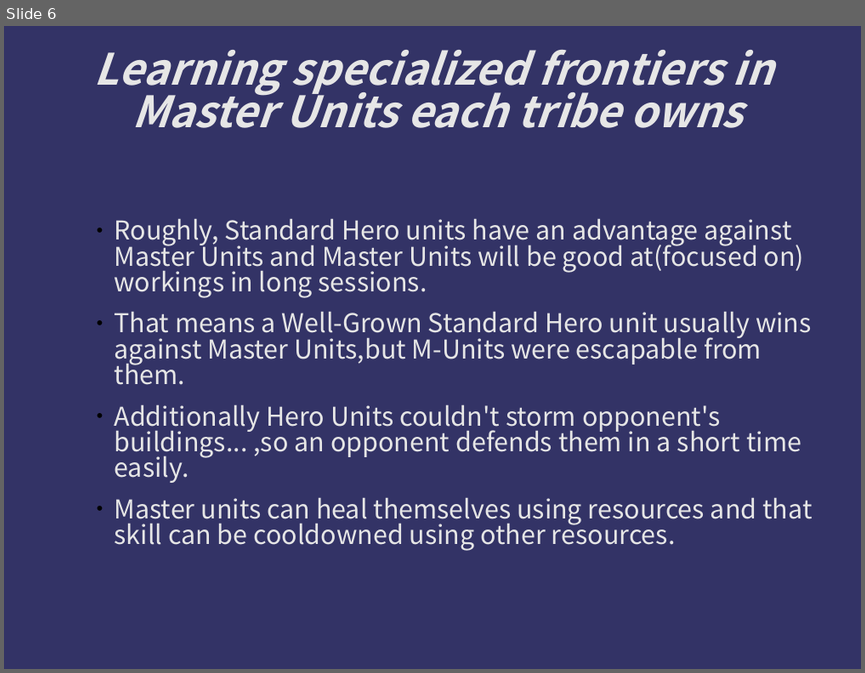
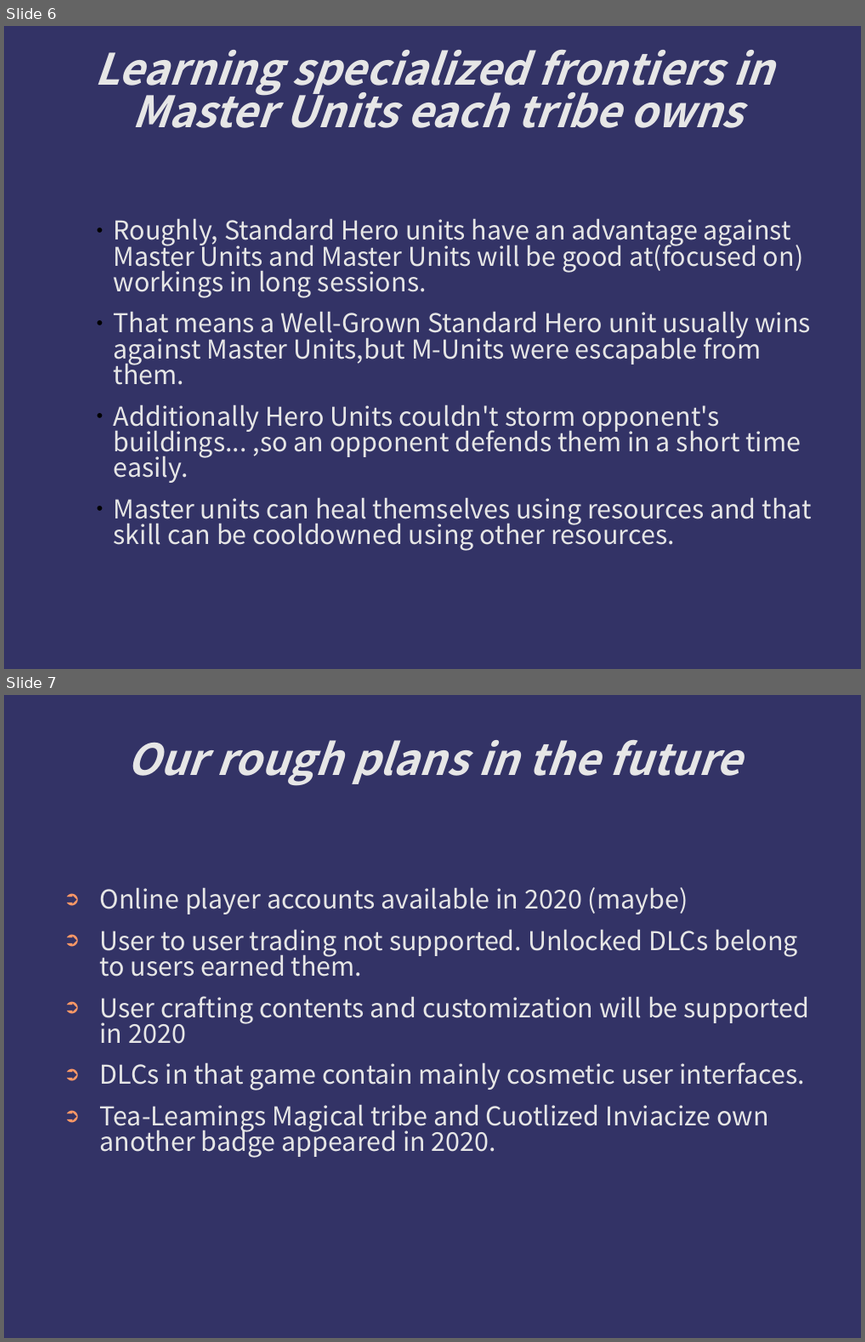
Before and after one commit to kotorize/kotorize, a slide deck: Manuals.ppt. Shown one above the other, each under a label of ours: slide 6 before the commit, slides 6 and 7 after it. The pictures are 865x673 and 865x1342 pixels, drawn with LibreOffice and Linux fonts; fonts in the diff are those of the drawing; background and template pictures are left out. Boxes give left, top, right and bottom in pixels: in the first picture for what was removed or moved away, otherwise in the second. Text is boxed around its words. In the diff, an @@ line names an element or a change of style, - is before the commit and + after.

```diff
--- a/Manuals.ppt
+++ b/Manuals.ppt
@@ slide 7 added at (4, 695, 861, 1338), background #333366 @@
@@ title added at (126, 740, 741, 786), 40 pt, text #E6E6E6, bold, italic @@
+Our rough plans in the future
@@ text added at (100, 887, 810, 1157), 24 pt, text #E6E6E6 @@
+➲ Online player accounts available in 2020 (maybe)
+➲ User to user trading not supported. Unlocked DLCs belong to users earned them.
+➲ User crafting contents and customization will be supported in 2020
+➲ DLCs in that game contain mainly cosmetic user interfaces.
+➲ Tea-Leamings Magical tribe and Cuotlized Inviacize own another badge appeared in 2020.
```
Also in this commit, not shown: 5 other slides changed, 1 other slide added, 1 slide removed.
